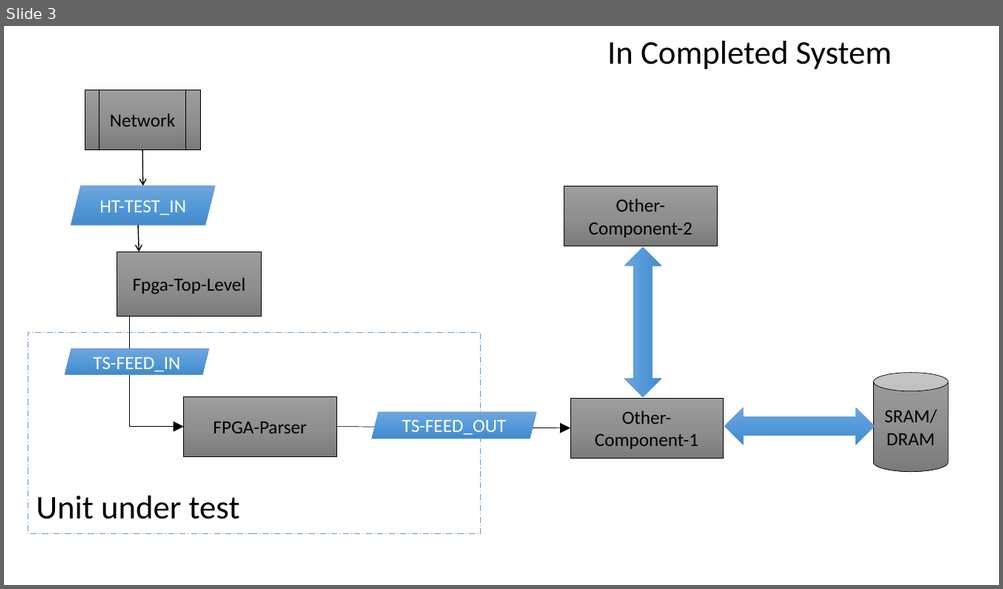
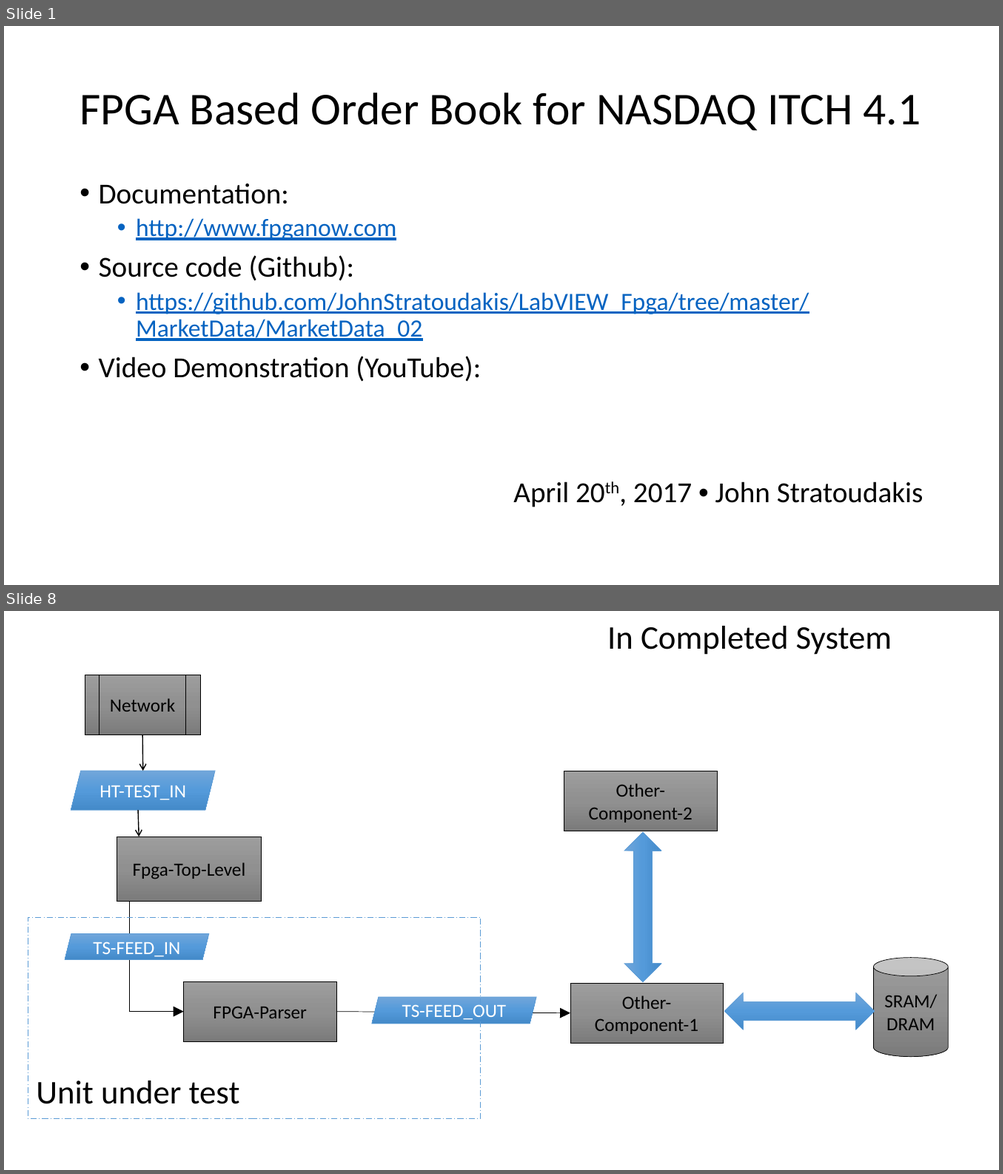
Before and after one commit to imeddz2015/LabVIEW_Fpga, a slide deck: MarketData/MarketData_02/Overview.pptx. Shown one above the other, each under a label of ours: slide 3 before the commit, slides 1 and 8 after it; the slides between them are not shown. The pictures are 1003x589 and 1003x1174 pixels, drawn with LibreOffice and Linux fonts; fonts in the diff are those of the drawing. Boxes give left, top, right and bottom in pixels: in the first picture for what was removed or moved away, otherwise in the second. Text is boxed around its words. In the diff, an @@ line names an element or a change of style, - is before the commit and + after.

```diff
--- a/MarketData/MarketData_02/Overview.pptx
+++ b/MarketData/MarketData_02/Overview.pptx
@@ slide 1 added at bbox=[4, 26, 999, 585], background #FFFFFF @@
@@ title added at bbox=[79, 93, 920, 130], 44 pt, text #000000 @@
+FPGA Based Order Book for NASDAQ ITCH 4.1
@@ text added at bbox=[99, 184, 923, 508], 24 pt, text #0563C1, underline @@
+• Documentation:
+  • http://www.fpganow.com
+• Source code (Github):
+  • https://github.com/JohnStratoudakis/LabVIEW_Fpga/tree/master/MarketData/MarketData_02
+• Video Demonstration (YouTube):
+April 20th, 2017 • John Stratoudakis
@@ what was slide 3 is now slide 8 @@
```
Also in this commit, not shown: 1 slide changed, 7 other slides added, 1 slide removed.
